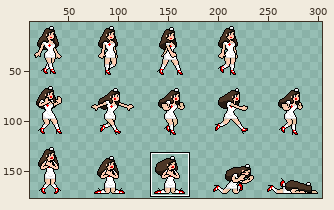
Sprite sheet: Media/Assets/enemies/enemyNurse_one.png. Above, an overview of the earlier version with the close-up marked.
Close-up. First the earlier version:
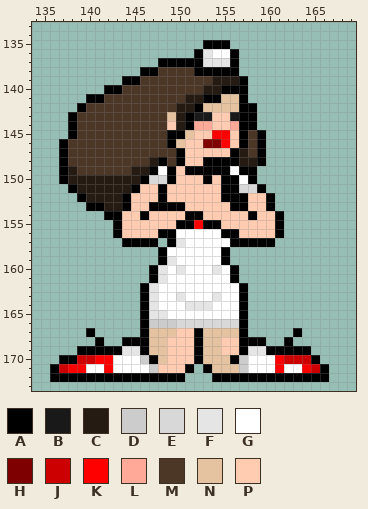
The file is 600x180 pixels. Shown: x 134..169, y 133..173. The wide view leaves out empty margins.
Palette (. is transparent): A #000000  B #191919  C #261b13  D #cccccc  E #d8d8d8  F #e5e5e5  G #ffffff  H #7f0000  J #cc0000  K #ff0000  L #ffaa99  M #4c3626  N #e5c3a0  P #ffccb2
Pixels before, first column x 136:
135 .................AAA...........
136 ................AFGGA..........
137 ............AAAAAFFFA..........
138 ..........AAMMMMAAAAA..........
139 ........AAMMMMMMMMCCCA.........
140 ......AAMMMMMMMMMCCAAA.........
141 ....AAMMMMMMMMMCCAANNA.........
142 ...AMMMMMMMMMMCCANNNNAA........
143 ..AMMMMMMMMMMNCABBPPBAA........
144 ..AMMMMMMMMMMPCALLPPLAA........
145 ..AMMMMMMMMMMAANPPKKPAMA.......
146 .AMMMMMMMMMMMANPPHHKPAMA.......
147 .AMMMMMMMMMMMMAPPPPPACMA.......
148 .AMMMMMMMMMCAMAPPAAAACCA.......
149 .ACMMMMMMCCAGAPAAAAAGAA........
150 .ACCCCCCCCAEEAPPPAPAAGA........
151 ..ACCCCCCAPPAPPPPPPAAEEA.......
152 ...ACCCCAPPPAPPPPPPAAAPPA......
153 ....AACCAPPAAAAPPPPPAAPPA......
154 ......AAPPAPPPPAAPPPPPAPPA.....
155 .......APPPPPPAAKAAPPPPPPA.....
156 .......APPPPAAGGGGGAAPPPPA.....
157 ........AAAA.AFGGGGGAAAAA......
158 ............AGGGGGGA...........
159 ............AFGGGGGA...........
160 ...........AFGFGGGFGA..........
161 ...........AFGGGGGGGA..........
162 ..........AFGGGGGGGGGA.........
163 ..........AFGGFGGGFGGA.........
164 ..........AFGGGFFFGGGA.........
165 ..........AFFGGGGGGGGA.........
166 ..........ADDDEEEEEEEA.........
167 ....A.....ANNNPPANNNNA.....A...
168 .....A..AAANNPPPANNPPAAA..A....
169 ...AAAAAFFANNPPPANNPPAFFAAAAA..
170 .AAJJKKGGGDANPPPANNNADGGGKJJJA.
171 AJKKGGKGGGGDPPPA.ANNNDGGGKGGKJA
172 AAAAAAAAAAAAAAA...AAAAAAAAAAAAA
And afterwards:
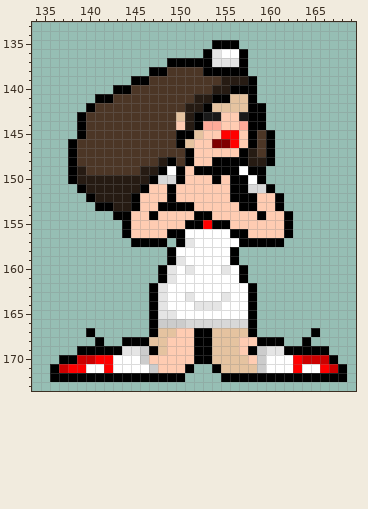
From the commit log: Nurse change slightly, smoothing out that ani yo
Difference:
Changed rows in their new state; - is an unchanged pixel.
first column x 137:
135 ----------------.--A------------
136 ---------------.AF-GA-----------
137 -----------.----A--FA-----------
138 ---------.-A---M----A-----------
139 -------.-A-------M--CA----------
140 -----.-A--------M-C--A----------
141 ---.-A--------M-C-A-NA----------
142 --.A---------M-CA---N-A---------
143 -.A---------MNCA-B-PB-A---------
144 -.A---------MPCA-L-PL-A---------
145 -.A---------M-AN-P-KPAMA--------
146 .A----------MAN-P-HKPAMA--------
147 .A-----------MA----PACMA--------
148 .A--------MCAMA-P---A-CA--------
149 .AC-----M-CAGAP----AG-A---------
150 .A-------CA-EA--PAP-AGA---------
151 -.A-----CA-PA-----P-A-EA--------
152 --.A---CA--PA-----P--A-PA-------
153 ---.-A-CA-P---A----P-A-PA-------
154 -----.-A-PA---P-A----PA-PA------
155 ------.A-----P-AK-A-----PA------
156 ------.A---P-A----G-A---PA------
157 -------.---A.AF----G----A-------
158 -----------.A-----GA------------
159 -----------.AF----GA------------
160 ----------.AFGF--GFGA-----------
161 ----------.AF------GA-----------
162 ---------.AF--------GA----------
163 ---------.AF-GF--GF-GA----------
164 ---------.AF--G--F--GA----------
165 ---------.A-F-------GA----------
166 ---------.A--D------EA----------
167 ---------.A-----A---NA----.-A---
168 ----------------A-NNPP-AA.-A----
169 ---------DA-----A-NNPADFF---AA--
170 ----------PP----A--NNPD-GGK-JJA-
171 ----------------.A--NND-G-KGGKJA
172 -----------------.------------AA
